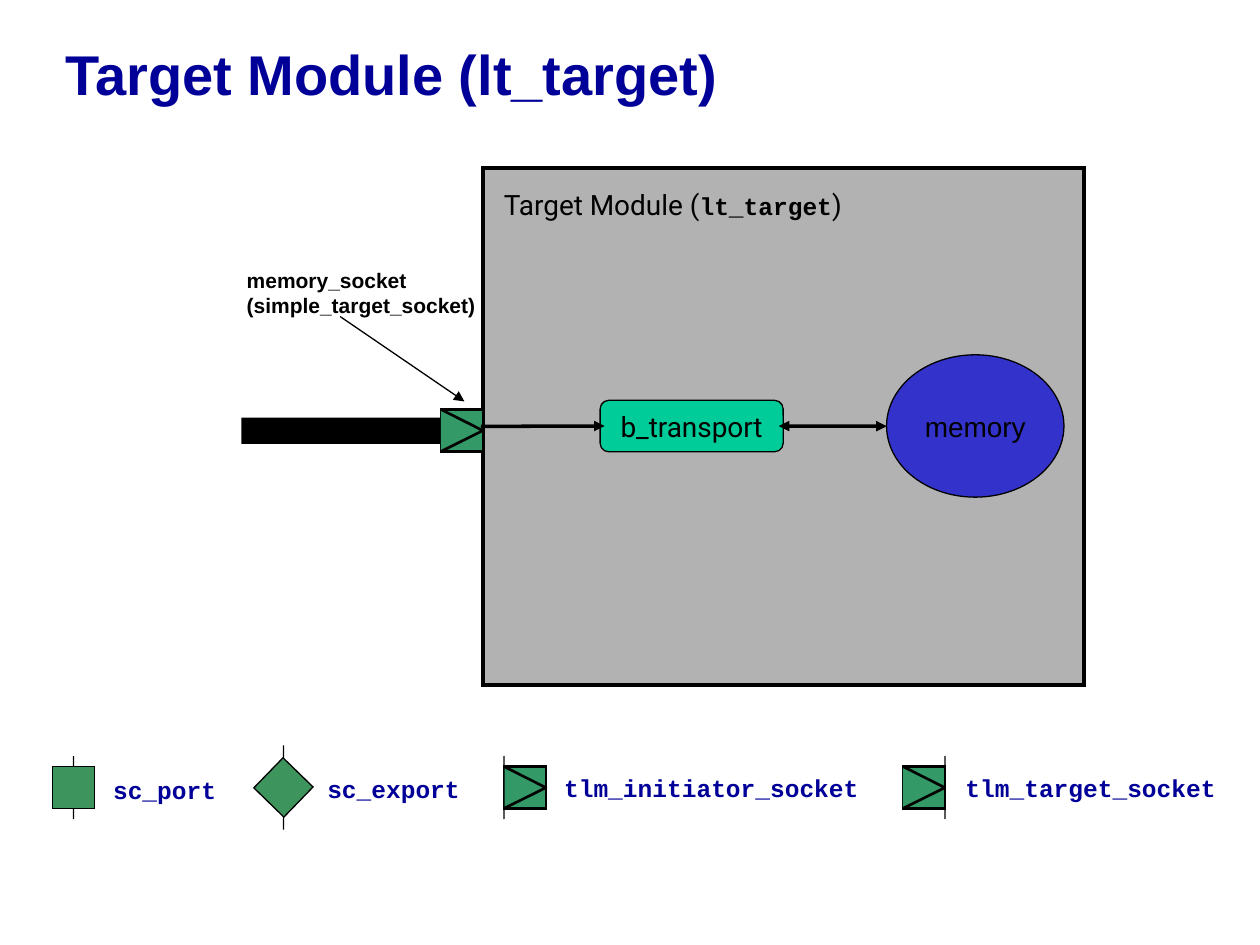
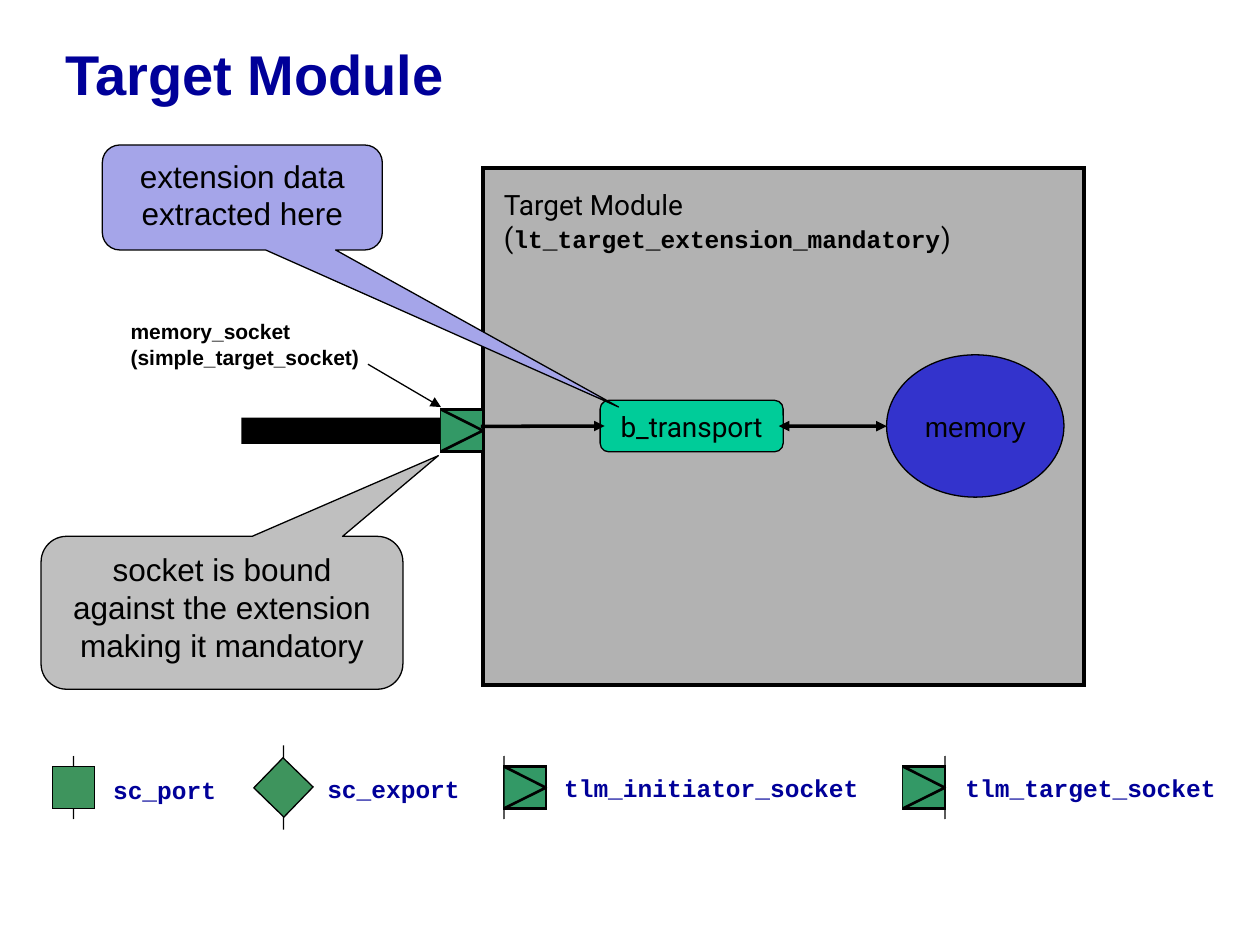
Before and after one commit to accellera-official/systemc, a slide deck: slide 8 of examples/tlm/lt_extension_mandatory/docs/lt_extension_mandatory_example.ppt (slide 9 before the commit). Drawn at 1260x945 pixels with LibreOffice and Linux fonts; fonts in the diff are those of the drawing; background and template pictures are left out. Boxes give left, top, right and bottom in pixels: in the first picture for what was removed or moved away, otherwise in the second. Text is boxed around its words. In the diff, an @@ line names an element or a change of style, - is before the commit and + after.

Commit message:
- updated extension examples PowerPoints

```diff
--- a/examples/tlm/lt_extension_mandatory/docs/lt_extension_mandatory_example.ppt
+++ b/examples/tlm/lt_extension_mandatory/docs/lt_extension_mandatory_example.ppt
@@ title at [65, 54, 444, 106]: text changed @@
-Target Module (lt_target)
+Target Module
@@ rounded speech box added at [102, 145, 382, 249], fill #A5A5E9, outline #000000 0.74 pt, 18 pt, text #000000 @@
+extension data extracted here
@@ text at [504, 194, 940, 253]: text changed; size 16 to 14 pt; font Roboto to Courier New; bold on @@
-Target Module (lt_target)
+Target Module (lt_target_extension_mandatory)
@@ text "memory_socket": place and size @@
-text "memory_socket" at [247, 272, 475, 317]
+text "memory_socket" at [131, 323, 359, 369]
@@ arrow moved from (340, 316) - (465, 402) to (368, 364) - (441, 407) @@
@@ rounded speech box added at [42, 537, 403, 689], fill #BFBFBF, outline #000000 0.74 pt, 18 pt, text #000000 @@
+socket is bound against the extension making it mandatory
```
Also in this commit, not shown: 5 other slides changed, 2 slides added, 5 slides removed, 1 other file.
